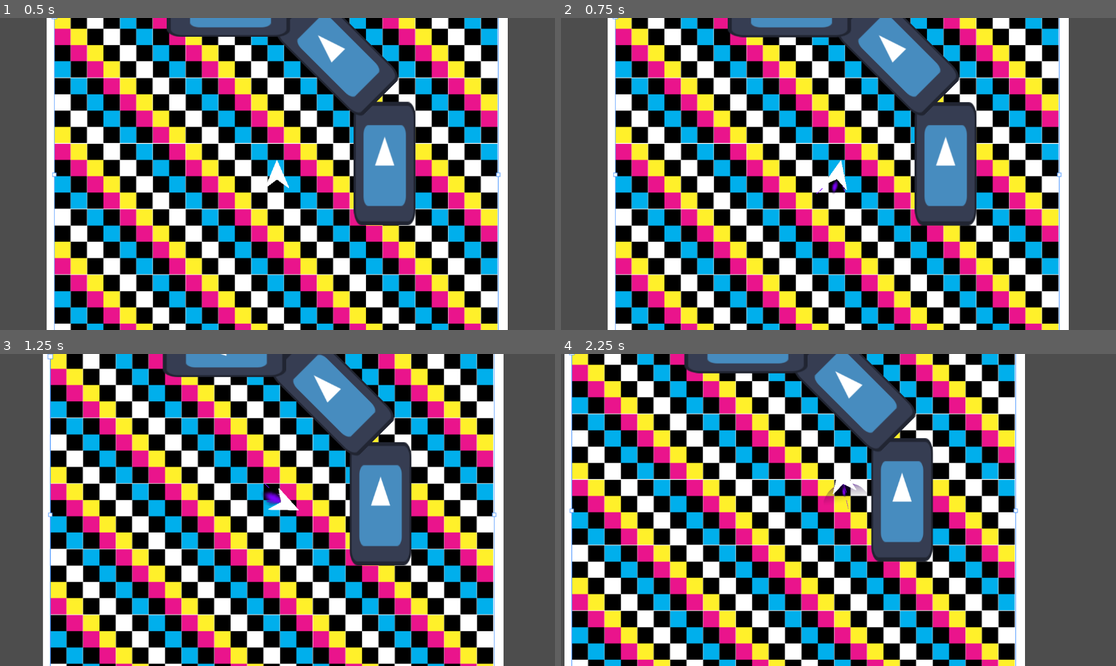
Above: before the commit, frames 1-4 (two rows, left to right).
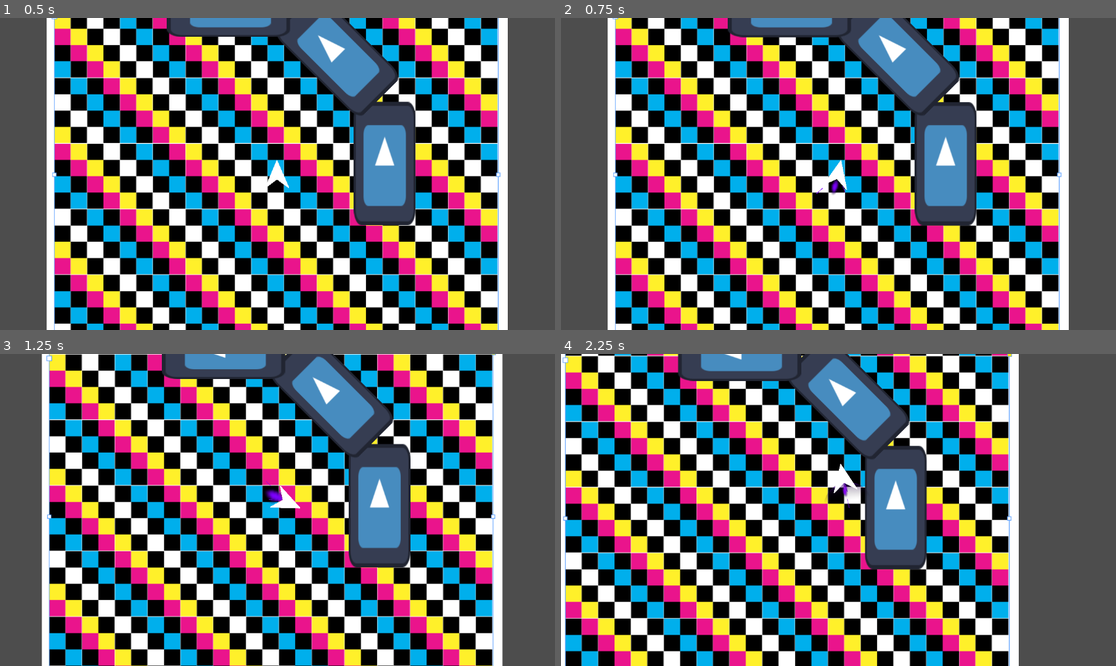
Above: after the commit, the same moments.

Repository: ParadoxArcher/Angle_Advantage
Game: Godot game, scene res://Scenes/GameScene.tscn
Same seed, same stepped clock (60 frames per second), same inputs: the game is played once before the commit and once after it. The engine's default icon, where the game draws it, is replaced by a stand-in: a white triangle on a blue panel in a dark square.
Inputs:
- Up to frame 1 (0.5 s): no input
- Up to frame 2 (0.75 s): tap Enter at 0.5 s; hold D (RotateRight) from 0.53 s (still down); hold W (Boost) from 0.53 s (still down)
- Up to frame 3 (1.25 s): keep holding D (RotateRight); keep holding W (Boost)
- Up to frame 4 (2.25 s): release D (RotateRight) at 1.28 s; release W (Boost) at 1.28 s; hold S (Back) 1.28-2.03 s; tap W (Boost) at 1.35 s; hold D (RotateRight) from 2.03 s (still down); hold W (Boost) from 2.03 s (still down); tap Space (Dodge) at 2.1 s

Frame 1 is identical in both runs. In frame 2, less than 0.1% of the frame differs, in the area x 46-72%, y 19-57%; in frame 3, 22%; in frame 4, 58%, in the area x 0-84%, y 0-100%.

Commit message:
vault backup: 2025-03-16 01:28:14

Diff:
--- a/zProject Files/Godot/Scenes/BoostDetection.gd
+++ b/zProject Files/Godot/Scenes/BoostDetection.gd
@@ -18,6 +18,7 @@
 		if Body != Bodies[0]:
 			var RelativeGlobalPos = Body.position - ParentGlobalPos
 			var LocalPos = Vector2(cos(ParentRotation) * RelativeGlobalPos.x, sin(ParentRotation) * RelativeGlobalPos.y)
+			print(LocalPos)
 			raycast.target_position = LocalPos
 			if raycast.is_colliding():
 				CollisionNormal = raycast.get_collision_normal()
--- a/zProject Files/Godot/Scripts/PlayerScript.gd
+++ b/zProject Files/Godot/Scripts/PlayerScript.gd
@@ -63,7 +63,7 @@
 	#region Boost --- Determines movement application and delays it's deactivation
 	if MoveInput.y > 0 or BoostDecay[0] > 0:
 		if MoveInput.y / BoostDecay[2] >= BoostDecay[0]:
-			BoostDecay[0] += clampf(2 * BoostDecay[1] * MoveInput.y, 0, MoveInput.y - BoostDecay[0])
+			BoostDecay[0] += clampf(2.5 * BoostDecay[1] * MoveInput.y, 0, MoveInput.y - BoostDecay[0])
 			SpeedAccel[1] = SpeedAccel[2] * BoostDecay[0]
 
 		else:
Not shown, changed: .obsidian/workspace.json
